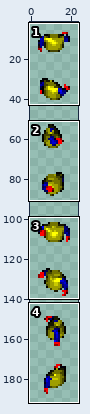
Two states of a sprite sheet, graphics/chars/bodies/base/upper_idle_handgun_24x24.png. Above, an overview of the earlier version with the close-up marked.
Close-up. Before the commit:
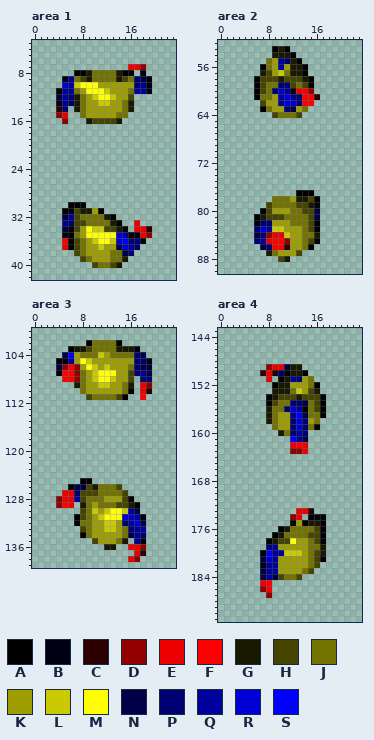
The file is 24x192 pixels. Colours within 5 levels of each other are drawn and written as one. Shown: area 1: x 0..23, y 3..42; area 2: x 0..23, y 52..90; area 3: x 0..23, y 100..139; area 4: x 0..23, y 143..191. The wide view leaves out empty margins.
Palette (. is transparent): A #000000  B #000015  C #2c0000  D #930000  E #ef0000  F #ff0000  G #191900  H #454500  J #737300  K #9e9e00  L #caca00  M #ffff00  N #000049  P #000073  Q #00009d  R #0000d6  S #0000ff
Pixels before, area 1, first column x 4:
 7 ............EED.
 8 ...AAGJJJJGAA.B.
 9 .BQJHGJJJJGHJPNB
10 .RQLMMMKKKKKKPQB
11 AQQJKMMMLKKKJQQB
12 NQPGJKLMMLKKH...
13 BQPGJKKLLKKJG...
14 CP.GJKKKKKKJG...
15 DE..JKKKKKJJ....
16 .D...GHHHHG.....
17 ................
18 ................
19 ................
20 ................
21 ................
22 ................
23 ................
24 ................
25 ................
26 ................
27 ................
28 ................
29 ................
30 ..AAA...........
31 .ABHGGKA........
32 .NQHJJJJGA......
33 .QPHHJJJJGA..E..
34 .NAHKMLLHHGA.EEC
35 .BAJKMMMMMRQABED
36 .FAHJKLMMLRSPPB.
37 .EAHJKKLKKNRQP..
38 ...HJKKKKJJNP...
39 ....HJKKKJJG....
40 ......HJJHG.....
Pixels before, area 2, first column x 6:
53 ...AGA.....
54 ...GGGA....
55 ..JKQPGA...
56 .AJKQKGGA..
57 .GHKLJGGA..
58 AHHHGHHHGA.
59 AHJJPPHJHA.
60 AHJPRQBEFD.
61 AJJKQRQPFFC
62 .HKKQRRPFF.
63 .AJKKPNKJ..
64 ...HJJJH...
65 ...........
66 ...........
67 ...........
68 ...........
69 ...........
70 ...........
71 ...........
72 ...........
73 ...........
74 ...........
75 ...........
76 ...........
77 .......AAA.
78 ...JJJKGGHA
79 ..HJJJJHHGB
80 .AHKKKJJHHN
81 AGHHHJJJJHN
82 APPKKKJJJHA
83 PRQLLKKKJHA
84 NPDEELKKJJG
85 PQEFFDKKJHA
86 .NPFFCKKJA.
87 ..GJKKKH...
88 ....HG.....
Pixels before, area 3, first column x 4:
102 .....AJJJJA.....
103 ..AGGHJJJJGGGB..
104 .NSKJJJLKJJJJPN.
105 ABQKMLKKKKKKKPPB
106 NDFDKMLKLKKKJPNN
107 AFFDJKLMMMKKHPQN
108 .FFDJKLMMLKKH.PP
109 ...GJKKLLKKJG.ED
110 ....JKKKKKKJA.EC
111 .....HJJJJHA..F.
112 ................
113 ................
114 ................
115 ................
116 ................
117 ................
118 ................
119 ................
120 ................
121 ................
122 ................
123 ................
124 ................
125 ....AA..........
126 ..ANNHGJJJH.....
127 .EEPHHHJJJJH....
128 DEEQHJJJKKKHA...
129 DFE.GJKJJJHHGA..
130 ....HJLKLMMLQN..
131 ...AHJKLMMMRRQB.
132 ...AJJKKLLKPQRN.
133 ....HJKKLLKJPQQ.
134 ....AJKKKKKJNQP.
135 ......HKKKJG.QB.
136 ........GG..EED.
137 .............EC.
138 ............ED..
Pixels before, area 4, first column x 7:
149 .DEENGG....
150 CECPAGGA...
151 .E.AGQPKJ..
152 ..AGGKKKJA.
153 ..GGGJLKHG.
154 .AGHHHGHHHA
155 .AHJJPPNJHA
156 .GJJPRQAJHA
157 .GJKKQSNJJA
158 .GJKKPRPKJ.
159 ..JKKPRPJA.
160 ...GJPQP...
161 .....SQN...
162 .....EFE...
163 .....DDE...
164 ...........
165 ...........
166 ...........
167 ...........
168 ...........
169 ...........
170 ...........
171 ...........
172 ...........
173 ......EEC..
174 .....DE.ABA
175 .....AKAGGA
176 ...AGJJJJHA
177 ..AGJJJJHHA
178 .AGHHMKKJHA
179 .PQKKKKKJJG
180 ASQQLLLKJHG
181 NRQKKKKKJHA
182 BQQKKKKKJH.
183 NQQKKKKJH..
184 NQNHJJH....
185 EF.........
186 DF.........
187 .D.........
Now the later version:
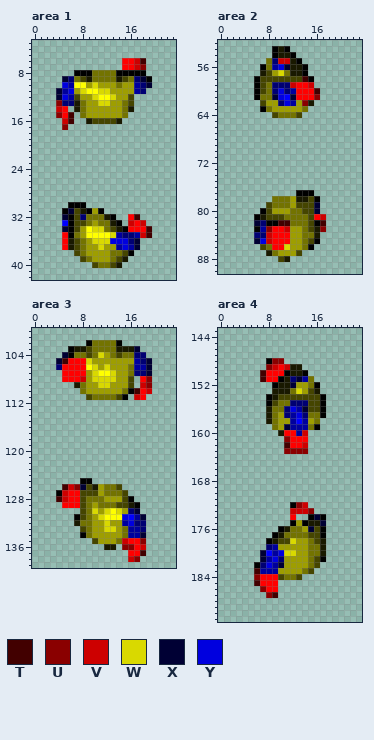
Colours new in this view: T #420000  U #8a0000  V #cd0000  W #d9d900  X #000034  Y #0000df
What changed:
Changed rows in their new state; - is an unchanged pixel.
Area 1:
first column x 4:
 6 -----------FFVT-
 7 -----------FFVU-
 8 -----A----A--AA-
 9 -XP-----------XA
10 -Y-M-KW---J--QPX
11 X-YKW--WW---K-P.
12 XYQHK-W--W------
13 UP-----WW---H---
14 VF--------------
15 UFT-------K-----
16 -VT-------------
17 -U--------------
first column x 5:
31 -X--A----------
32 XA-P-------FT--
33 SA---K-----VFV-
34 X----WWJ---FFFT
35 F-------WQPPQVT
36 -G---WWWYYY-X.-
37 FG----W--QY-X--
38 ----------HA---
39 ---------H-----
Area 2:
first column x 9:
54 A-------
55 PVV-----
56 QYX-----
57 -W------
58 -H---T--
59 P--VFFV-
60 -YPQF-FT
61 XYSXF--U
62 -PYQKUG-
63 --KK----
first column x 6:
79 ------K--HX-
80 ----------X-
81 ----------FV
82 X-AATT-----T
83 AQUFFV----GU
84 P-VFFF------
85 XYV--F------
86 -HJ--W------
Area 3:
first column x 4:
103 -------------X--
104 -XAJ-H-W--H---P-
105 XTFFFW-------Q-X
106 PF-FF-W-W----QQX
107 .--FF-W--W--J-PX
108 ---FV-WWWW----FU
109 -------WW--KH-VU
110 -------------TFV
111 -------------V--
first column x 4:
126 -TVUX--K-------
127 AVFF---K-------
128 TVFF-----------
129 .-FFH----------
130 ------W-W-WKPX-
131 -------W---YS-X
132 ---G----WK-QYPP
133 --------WW--Q-P
134 ------------Q-X
135 -----------VFFU
136 -----------UUFV
137 ------------FFT
138 ------------VU-
Area 4:
first column x 7:
148 -AUU-----
149 -UVFV----
150 TFFF-----
151 TFF--PXQ-
152 -----X---
153 ------W--
154 ------H--
155 -------PH
156 -----Y-XH
157 ----P-YP-
158 -----QSQ-
159 ----XQQQ-
160 ----FF-V-
161 ----UFFF-
162 ----TF-V-
163 ----UUUU-
first column x 6:
172 ------AUV---
173 ------VVVU--
174 ------F.--X-
175 -----------X
176 --------KX--
178 ------W----G
180 -X--YWWK--J-
181 -XQYP-------
182 APY-X-------
183 TQ----------
184 UFFF--------
185 TF-F--------
186 -U-F--------
187 --UT--------
Where, in picture pixels (left, top, right, bottom), the same in both close-ups:
changed: (56, 58, 152, 130)
changed: (62, 208, 152, 262)
changed: (272, 52, 320, 112)
changed: (254, 202, 326, 250)
changed: (56, 346, 152, 400)
changed: (56, 484, 146, 562)
changed: (260, 358, 314, 454)
changed: (254, 502, 326, 598)
